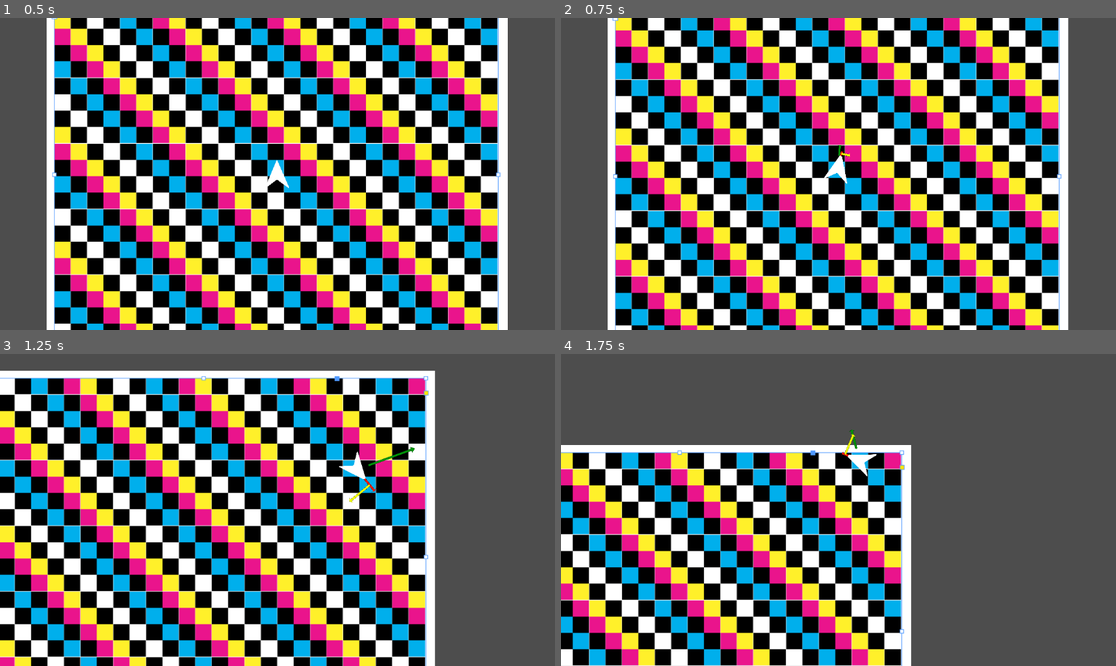
Above: before the commit, frames 1-4 (two rows, left to right).
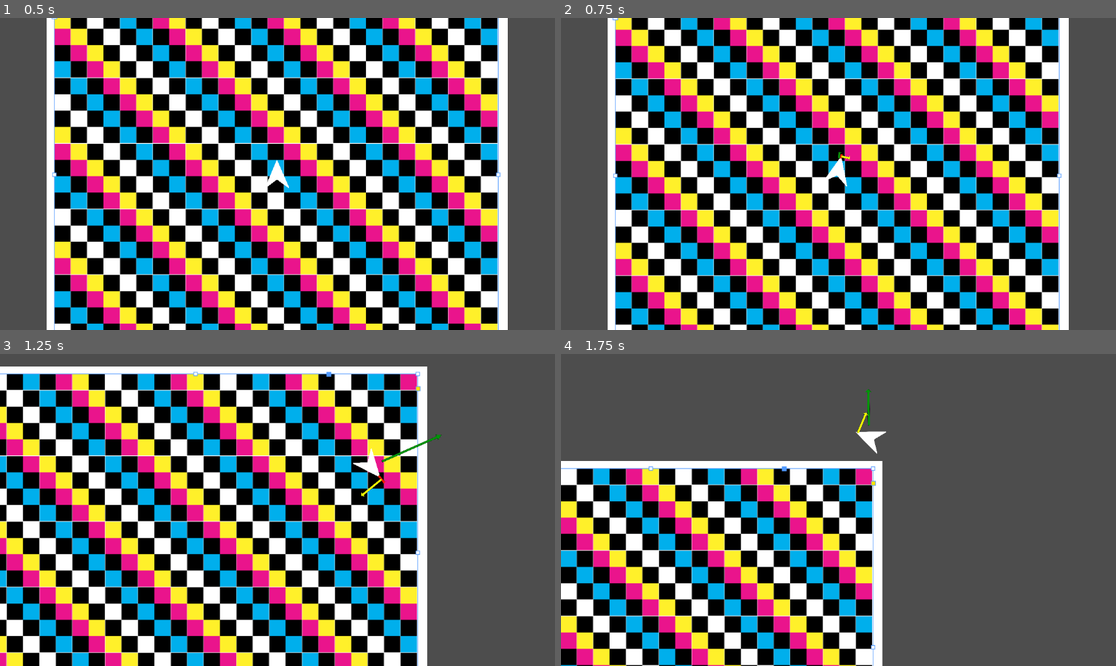
Above: after the commit, the same moments.

Repository: ParadoxArcher/Angle_Advantage
Game: Godot game, scene res://Scenes/GameScene.tscn
Same seed, same stepped clock (60 frames per second), same inputs: the game is played once before the commit and once after it.
Inputs:
- Up to frame 1 (0.5 s): no input
- Up to frame 2 (0.75 s): tap Enter at 0.5 s; hold D (RotateRight) from 0.53 s (still down); hold W (Boost) from 0.53 s (still down)
- Up to frame 3 (1.25 s): keep holding D (RotateRight); keep holding W (Boost); tap Space (Dodge) at 0.8 s
- Up to frame 4 (1.75 s): release D (RotateRight) at 1.28 s; release W (Boost) at 1.28 s; hold S (Back) from 1.28 s (still down); tap Space (Dodge) at 1.35 s; tap W (Boost) at 1.55 s

Frame 1 is identical in both runs. In frame 2, 7.6% of the frame differs, in the area x 9-92%, y 0-100%; in frame 3, 47%, in the area x 0-80%, y 4-100%; in frame 4, 40%.

Commit message:
vault backup: 2025-01-14 14:35:42

Diff:
--- a/zProject Files/Godot/Scripts/PlayerScript.gd
+++ b/zProject Files/Godot/Scripts/PlayerScript.gd
@@ -54,7 +54,7 @@
 			BoostDecay[0] -= clampf(BoostDecay[1], 0, BoostDecay[0])
 
 		var CounterAccel = (-BoostDir.dot(velocity / MaxSpeed[1]) + 1 ) * CounterScaler[0]
-		AccelRate = SpeedAccel + (SpeedDecel[1] * CounterAccel )
+		AccelRate = (SpeedAccel * CounterAccel ) + (SpeedDecel[1] * CounterAccel )
 	else:
 		BoostDir = Vector2(0, 0)
 		AccelRate = SpeedDecel[0]
@@ -87,6 +87,8 @@
 		MaxSpeed[0] = MaxSpeed[1] * DodgeMaxSpeed[0]
 		MaxRota[0] = MaxRota[1] * DodgeMaxRota[0]
 		velocity = MaxSpeed[0] * DodgeDir.rotated(rotation + PI/2)
+
+		BoostDecay[0] = 0
 	#endregion
 
 	#region WallBoost...w
Not shown, changed: .obsidian/workspace.json
